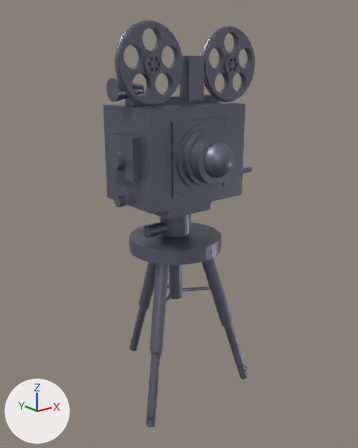
The glTF model public/assets/market-camera.glb as it was, and as the next commit left it.
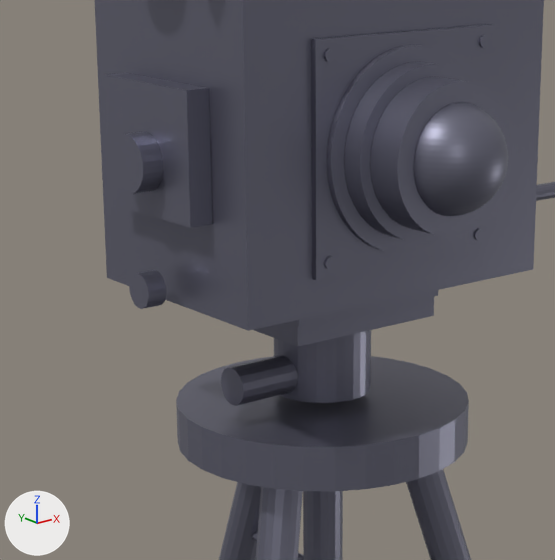
The first picture shows the older version from a 50 mm camera at (-1186.0, -1506.0, 306.0) aimed at (45.0, 32.0, -309.0). The close-ups show the older and then the newer version on the part from 21% to 69% of the width and 24% to 64% of the height of that picture. Only the edits that show in the close-ups are written down. The axes (+X, +Y, +Z) are drawn at lower left. The lights are the same throughout. Where no turn or scale is listed for an object, it has been applied to the vertices. Vertices at exactly the same position are counted once.

Names of what the first close-up shows: 'camera_body', 'head', 'lens', 'tripod' and 1 more.
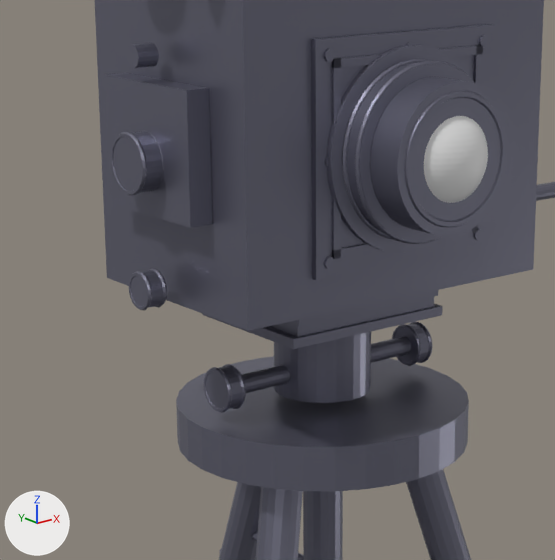
Diff of the bpy script that builds the scene:
```diff
--- a/public/assets/market-camera.glb.py
+++ b/public/assets/market-camera.glb.py
@@ me_cube_001 @@
-me_cube_001.from_pydata(...)  # 472 vertices, 880 faces; spans x -277.0..277.0, y -161.0..150.0, z -204.0..348.0
+me_cube_001.from_pydata(...)  # 1936 vertices, 3768 faces; spans x -278.0..284.0, y -162.0..150.0, z -204.0..348.0
+# me_cube_001 part 1: a new loose piece, a 16-sided cylinder along x spanning x -265.0..-239.0, y -13.0..13.0, z 98.0..124.0, in mat_cam_camera_body (grey #787889)
+# me_cube_001 part 2: 1176 vertices added at x -278.0..278.0, y -162.0..36.0, z -178.0..111.0
+# other edits to the shape of me_cube_001 do not show in these pictures
 me_cube_001.materials.append(mat_cam_camera_body)
@@ me_cube_008 @@
-me_cube_008.from_pydata(...)  # 168 vertices, 320 faces; spans x -141.0..108.0, y -90.0..90.0, z -47.0..101.0
+me_cube_008.from_pydata(...)  # 912 vertices, 1788 faces; spans x -165.0..171.0, y -95.0..95.0, z -47.0..101.0
+# me_cube_008 part 3: a new loose piece, a 24-sided cylinder along x spanning x -164.0..-140.0, y -26.0..26.0, z -43.0..9.0, in mat_cam_head (grey #787889)
+# me_cube_008 part 4: a new loose piece, a 24-sided cylinder along x spanning x 140.0..164.0, y -26.0..26.0, z -43.0..9.0, in mat_cam_head (grey #787889)
+# me_cube_008 part 5: a new loose piece, a box spanning x -118.0..118.0, y -95.0..95.0, z 49.0..61.0, in mat_cam_head (grey #787889)
+# me_cube_008 part 6: a new loose piece of 144 vertices spanning x -165.0..-159.0, y -28.0..28.0, z -45.0..11.0, in mat_cam_head (grey #787889)
+# me_cube_008 part 7: a new loose piece of 144 vertices spanning x -145.0..-139.0, y -28.0..28.0, z -45.0..11.0, in mat_cam_head (grey #787889)
+# me_cube_008 part 8: a new loose piece of 144 vertices spanning x 139.0..145.0, y -28.0..28.0, z -45.0..11.0, in mat_cam_head (grey #787889)
+# me_cube_008 part 9: a new loose piece of 144 vertices spanning x 159.0..165.0, y -28.0..28.0, z -45.0..11.0, in mat_cam_head (grey #787889)
+# me_cube_008 part 10: 16 vertices moved from x -141.0, y -24.0..24.0, z -41.0..7.0 to x -150.0, y -12.0..12.0, z -29.0..-5.0; 16 vertices removed from x -51.0, y -24.0..24.0, z -41.0..7.0; 16 vertices added at x 150.0, y -12.0..12.0, z -29.0..-5.0
+# other edits to the shape of me_cube_008 do not show in these pictures
 me_cube_008.materials.append(mat_cam_head)
@@ me_cylinder_004 @@
-me_cylinder_004.from_pydata(...)  # 3554 vertices, 7092 faces; spans x -118.0..118.0, y -294.0..-150.0, z -118.0..118.0
+me_cylinder_004.from_pydata(...)  # 1632 vertices, 3248 faces; spans x -118.0..118.0, y -242.0..-150.0, z -118.0..118.0
+# me_cylinder_004 part 11: a new loose piece of 288 vertices spanning x -104.0..104.0, y -171.0..-165.0, z -104.0..104.0, in mat_cam_lens (grey #787889)
+# me_cylinder_004 part 12: a new loose piece of 288 vertices spanning x -104.0..104.0, y -193.0..-187.0, z -104.0..104.0, in mat_cam_lens (grey #787889)
+# me_cylinder_004 part 13: a new loose piece of 288 vertices spanning x -77.0..77.0, y -242.0..-234.0, z -77.0..77.0, in mat_cam_lens (grey #787889)
+# me_cylinder_004 part 14: the loose piece of 2978 vertices spanning x -64.0..64.0, y -294.0..-166.0, z -64.0..64.0 is deleted
+# other edits to the shape of me_cylinder_004 do not show in these pictures
 me_cylinder_004.materials.append(mat_cam_lens)
@@ ob_l_glass @@
+ob_l_glass = bpy.data.objects.new('l_glass', me_sphere)  # 2978 vertices, 5952 faces; spans x -64.0..64.0, y -64.0..64.0, z -64.0..64.0
+ob_l_glass.location = (0.0, -198.0, 0.0)
```

Location of each change, (x1, y1, x2, y2) in pixels of the close-ups (555 x 560 px; the box of a moved part takes in the faces that stretch with it):
'head', reshaped (13% wider, 6% taller)
    before: (221, 297, 434, 406)
    after: (203, 297, 443, 413)
'l_glass', added
    after: (424, 116, 488, 203)
part 1 of me_cube_001, added
    after: (126, 43, 159, 68)
part 2 of me_cube_001, added
    after: (111, 45, 483, 310)
part 3 of me_cube_008, added
    after: (206, 366, 242, 409)
part 4 of me_cube_008, added
    after: (394, 324, 429, 362)
part 5 of me_cube_008, added
    after: (203, 304, 443, 349)
part 6 of me_cube_008, added
    after: (204, 367, 232, 413)
part 7 of me_cube_008, added
    after: (223, 364, 246, 409)
part 8 of me_cube_008, added
    after: (392, 324, 421, 366)
part 9 of me_cube_008, added
    after: (410, 322, 433, 363)
part 10 of me_cube_008, moved or reshaped
    before: (221, 356, 298, 406)
    after: (241, 336, 411, 393)
part 11 of me_cylinder_004, added
    after: (342, 59, 432, 240)
part 12 of me_cylinder_004, added
    after: (355, 61, 474, 244)
part 13 of me_cylinder_004, added
    after: (405, 91, 506, 227)
part 14 of me_cylinder_004, deleted
    before: (413, 102, 508, 216)
